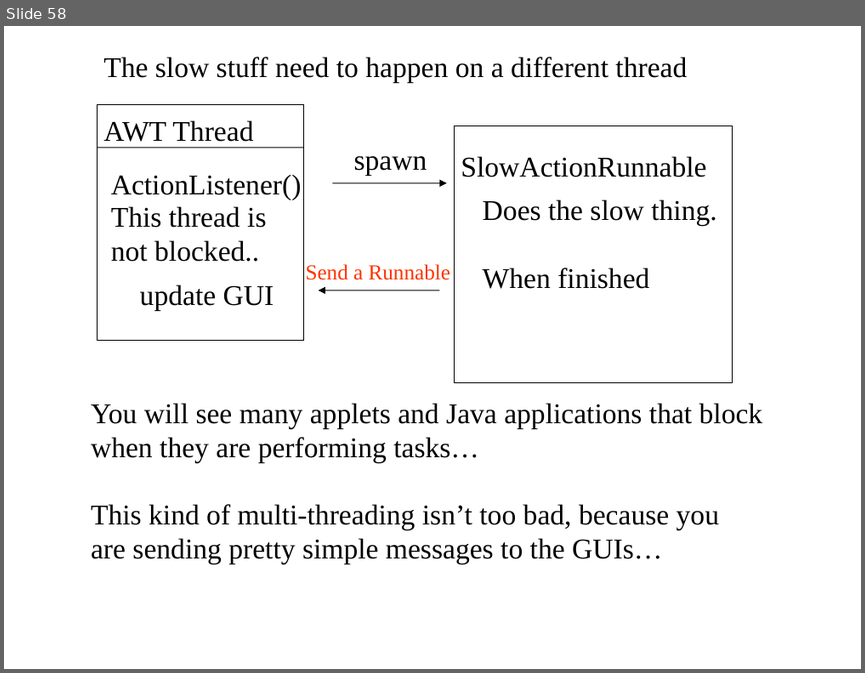
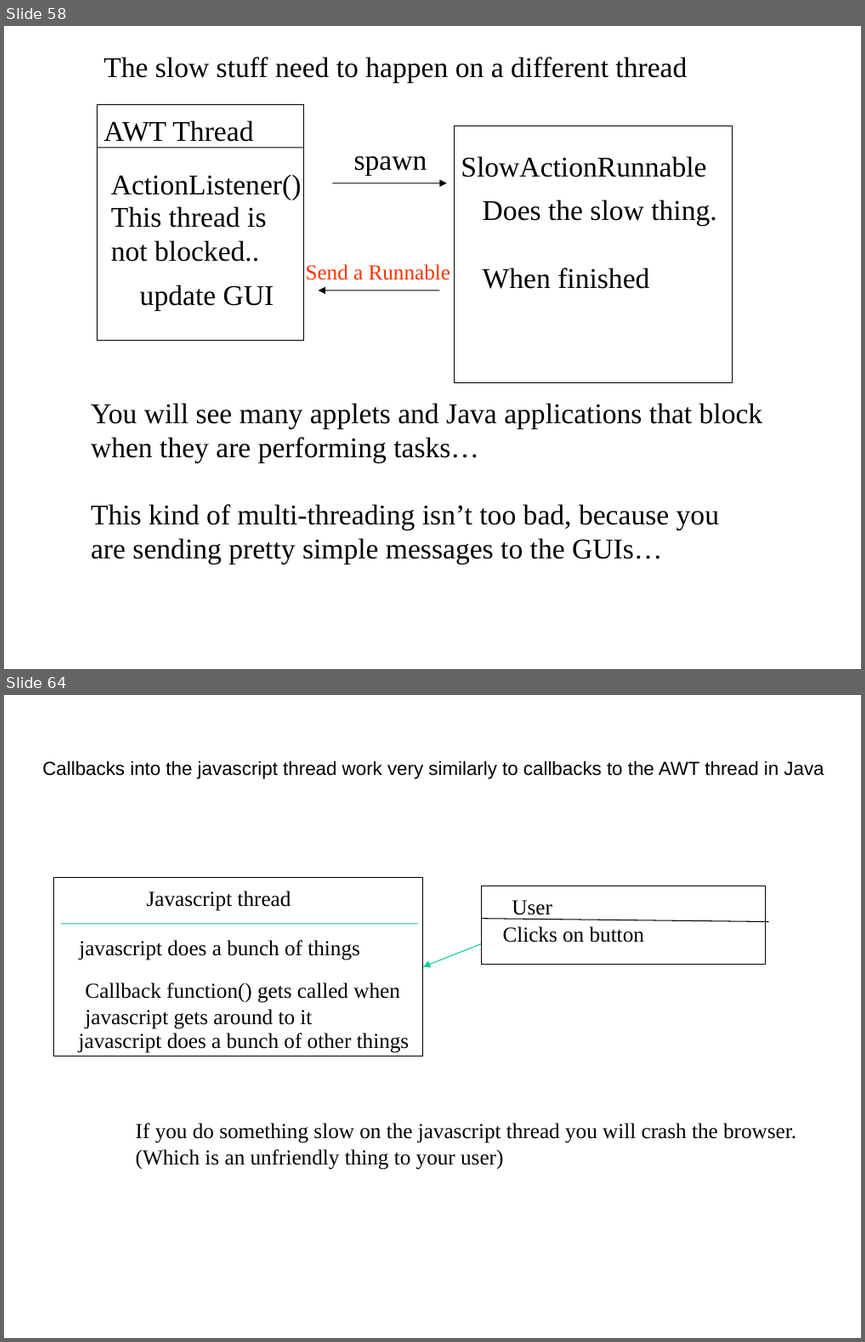
Before and after one commit to afodor/afodor.github.io, a slide deck: classes/prog2017/Prog3-Lecture12.ppt. Shown one above the other, each under a label of ours: slide 58 before the commit, slides 58 and 64 after it; the slides between them are not shown. The pictures are 865x673 and 865x1342 pixels, drawn with LibreOffice and Linux fonts; fonts in the diff are those of the drawing. Boxes give left, top, right and bottom in pixels: in the first picture for what was removed or moved away, otherwise in the second. Text is boxed around its words. In the diff, an @@ line names an element or a change of style, - is before the commit and + after.

Commit message:
mod lecture 12 with some javascript stuff

```diff
--- a/classes/prog2017/Prog3-Lecture12.ppt
+++ b/classes/prog2017/Prog3-Lecture12.ppt
@@ slide 64 added at (4, 695, 861, 1338), background #FFFFFF @@
@@ text added at (42, 760, 823, 779), 16 pt, text #000000 @@
+Callbacks into the javascript thread work very similarly to callbacks to the AWT thread in Java
@@ rectangle added at (53, 878, 423, 1055), outline #000000 0.74 pt @@
@@ text added at (147, 891, 291, 911), 18 pt, text #000000 @@
+Javascript thread
@@ rectangle added at (481, 886, 766, 964), outline #000000 0.74 pt @@
@@ line added from (62, 924) to (418, 924), #00CC98 0.74 pt @@
@@ line added from (481, 919) to (769, 921), #000000 0.74 pt @@
@@ text added at (511, 900, 552, 919), 18 pt, text #000000 @@
+User
@@ text added at (79, 940, 360, 960), 18 pt, text #000000 @@
+javascript does a bunch of things
@@ arrow added from (481, 943) to (423, 967), #00CC98 0.74 pt @@
@@ text added at (503, 926, 644, 942), 18 pt, text #000000 @@
+Clicks on button
@@ text added at (85, 982, 400, 1029), 18 pt, text #000000 @@
+Callback function() gets called when
+javascript gets around to it
@@ text added at (79, 1032, 409, 1053), 18 pt, text #000000 @@
+javascript does a bunch of other things
@@ text added at (136, 1123, 796, 1169), 18 pt, text #000000 @@
+If you do something slow on the javascript thread you will crash the browser.
+(Which is an unfriendly thing to your user)
```
Also in this commit, not shown: 5 slides changed, 7 other slides added, 1 slide removed.
